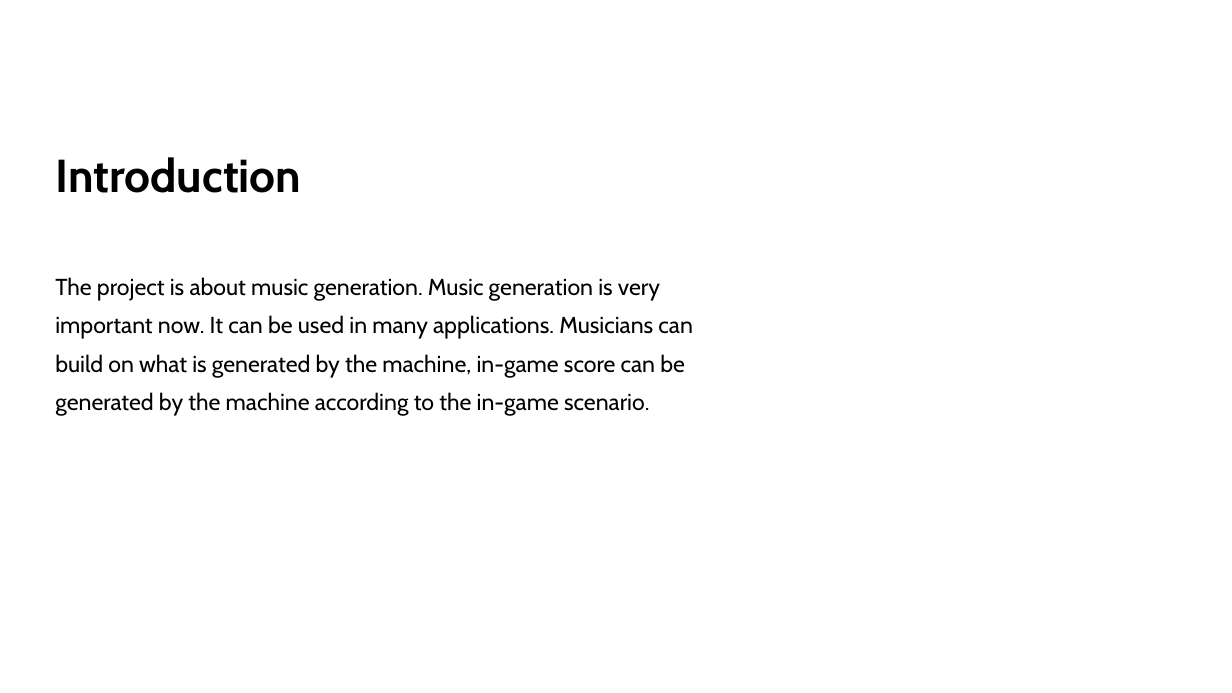
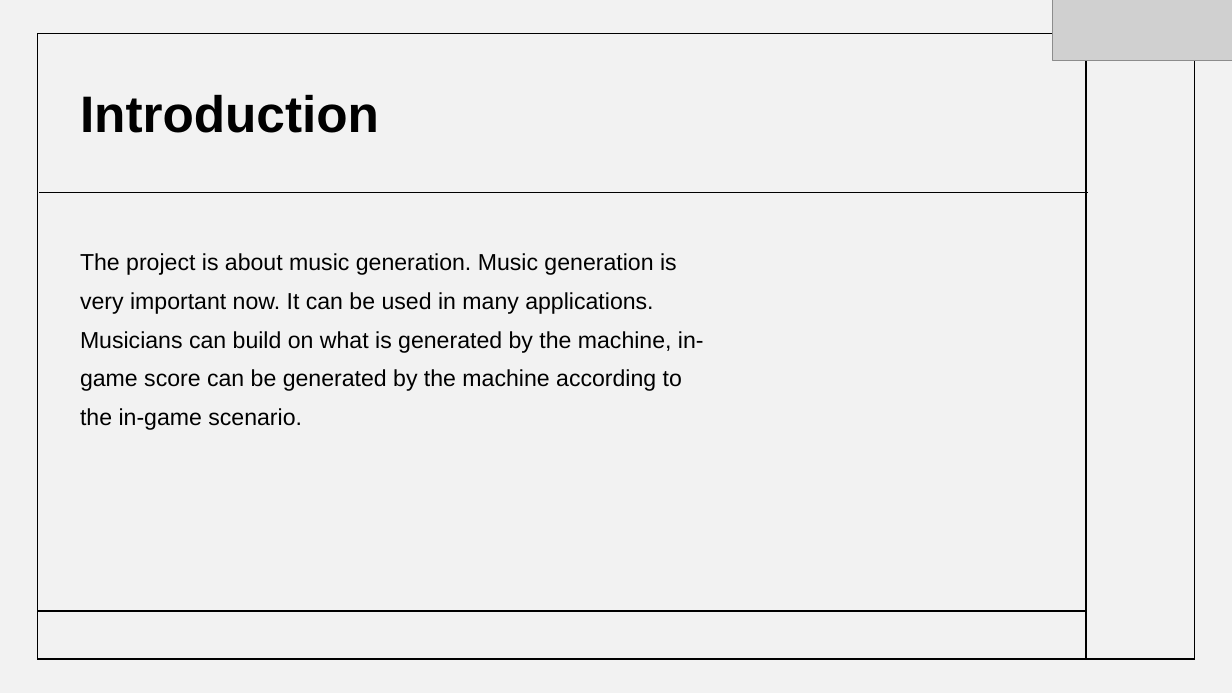
Before and after one commit to 2010030151-satya/Music-generation, a slide deck: slide 3 of presentations/aids_review1.pptx. Drawn at 1232x693 pixels with LibreOffice and Linux fonts; fonts in the diff are those of the drawing; grey boxes stand for pictures. Boxes give left, top, right and bottom in pixels: in the first picture for what was removed or moved away, otherwise in the second. Text is boxed around its words. In the diff, an @@ line names an element or a change of style, - is before the commit and + after.

```diff
--- a/presentations/aids_review1.pptx
+++ b/presentations/aids_review1.pptx
@@ rectangle added at [0, 0, 1232, 693], fill #000000 at 5% opacity @@
@@ picture added at [1053, 0, 1232, 60] @@
@@ rectangle added at [37, 34, 1195, 660], outline #000000 1 pt @@
@@ title "Introduction": place and size @@
-title "Introduction" at [55, 157, 301, 193]
+title "Introduction" at [80, 94, 379, 133]
@@ title "Introduction" at [80, 94, 379, 133]: size 36 to 40 pt, font Cabin to Arial; line spacing 46pt to 0.9 @@
@@ line added from (1086, 34) to (1086, 659), #000000 1 pt @@
@@ line added from (39, 192) to (1088, 192), #000000 1 pt @@
@@ text "The project is about music ...": place and size @@
-text "The project is about music ..." at [55, 277, 692, 416]
+text "The project is about music ..." at [80, 253, 704, 430]
@@ text "The project is about music ..." at [80, 253, 704, 430]: font Cabin to Arial; line spacing 30pt to 1.4; more space between paragraphs @@
@@ line added from (38, 611) to (1086, 611), #000000 1 pt @@
```
Also in this commit, not shown: 13 other slides changed, 1 slide added, 2 other files.
